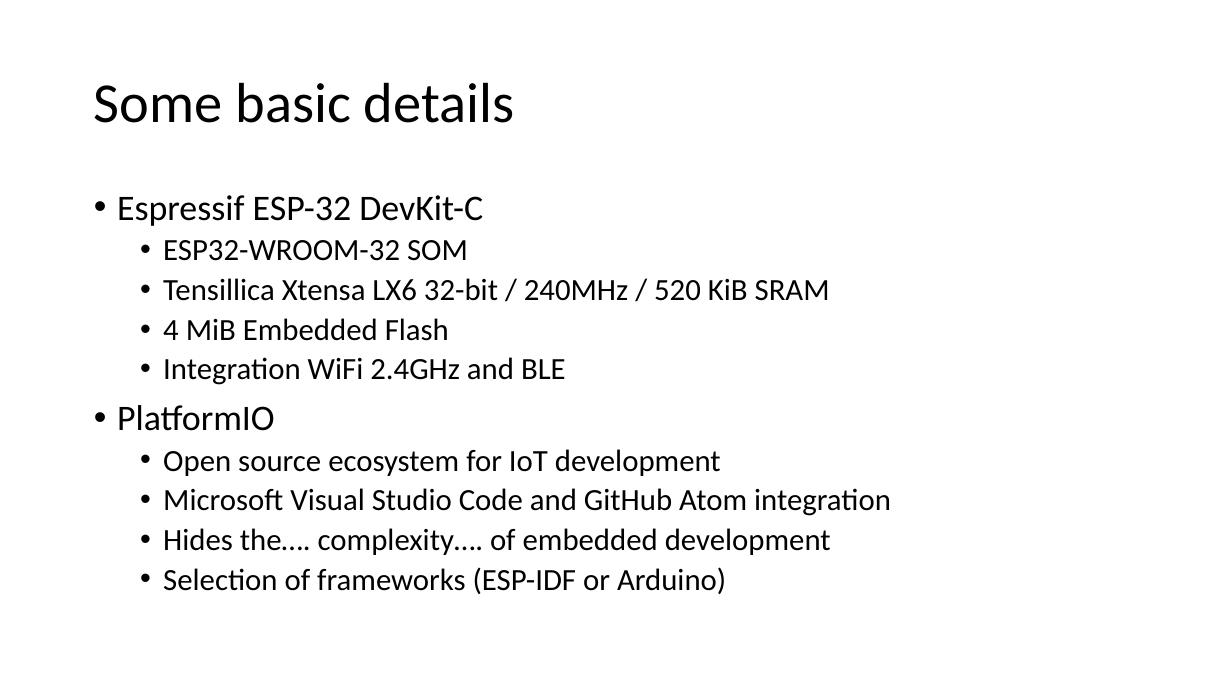
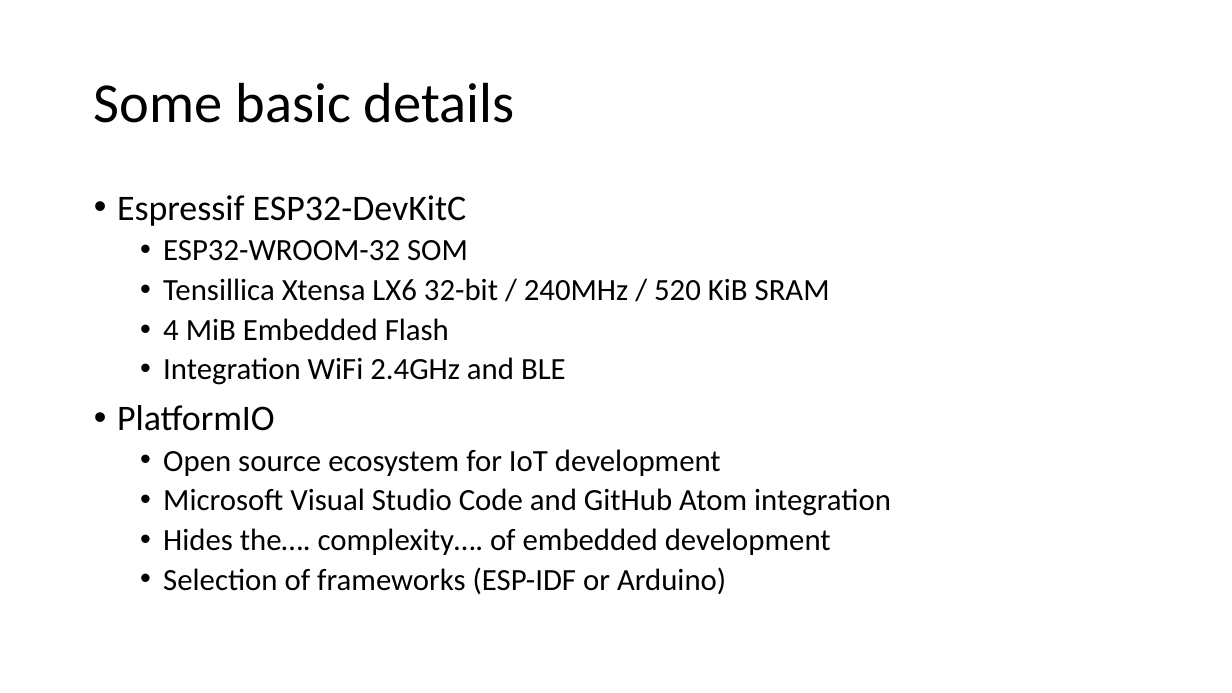
Before and after one commit to TinkerMill/workshop-ess-alexa-controlled-device, a slide deck: slide 3 of docs/TM Alexa IoT Workshop.pptx. Drawn at 1232x693 pixels with LibreOffice and Linux fonts; fonts in the diff are those of the drawing. Boxes give left, top, right and bottom in pixels: in the first picture for what was removed or moved away, otherwise in the second. Text is boxed around its words. In the diff, an @@ line names an element or a change of style, - is before the commit and + after.

Commit message:
updated presentation

```diff
--- a/docs/TM Alexa IoT Workshop.pptx
+++ b/docs/TM Alexa IoT Workshop.pptx
@@ text at [117, 195, 467, 226]: text changed @@
-• Espressif ESP-32 DevKit-C
+• Espressif ESP32-DevKitC
```
